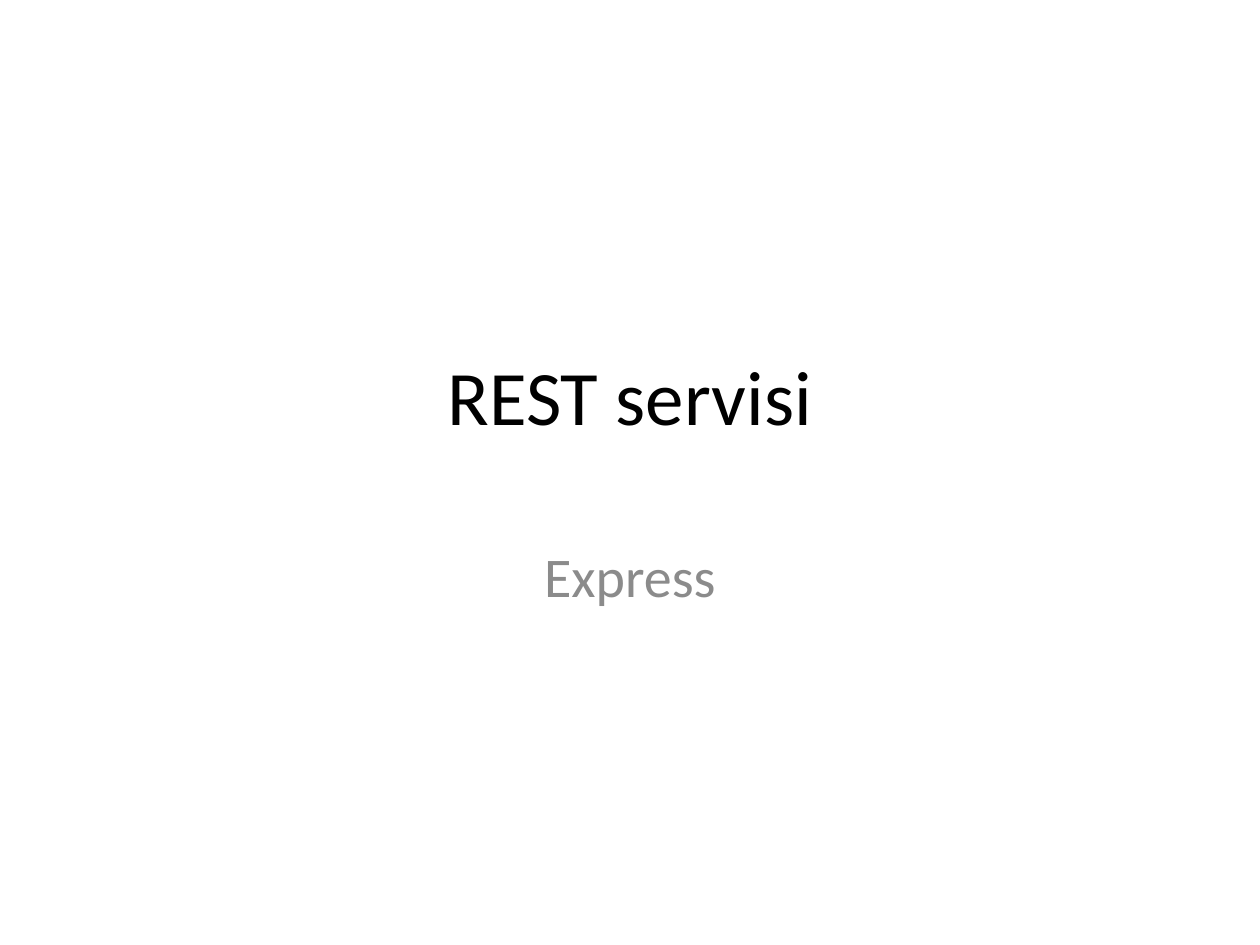
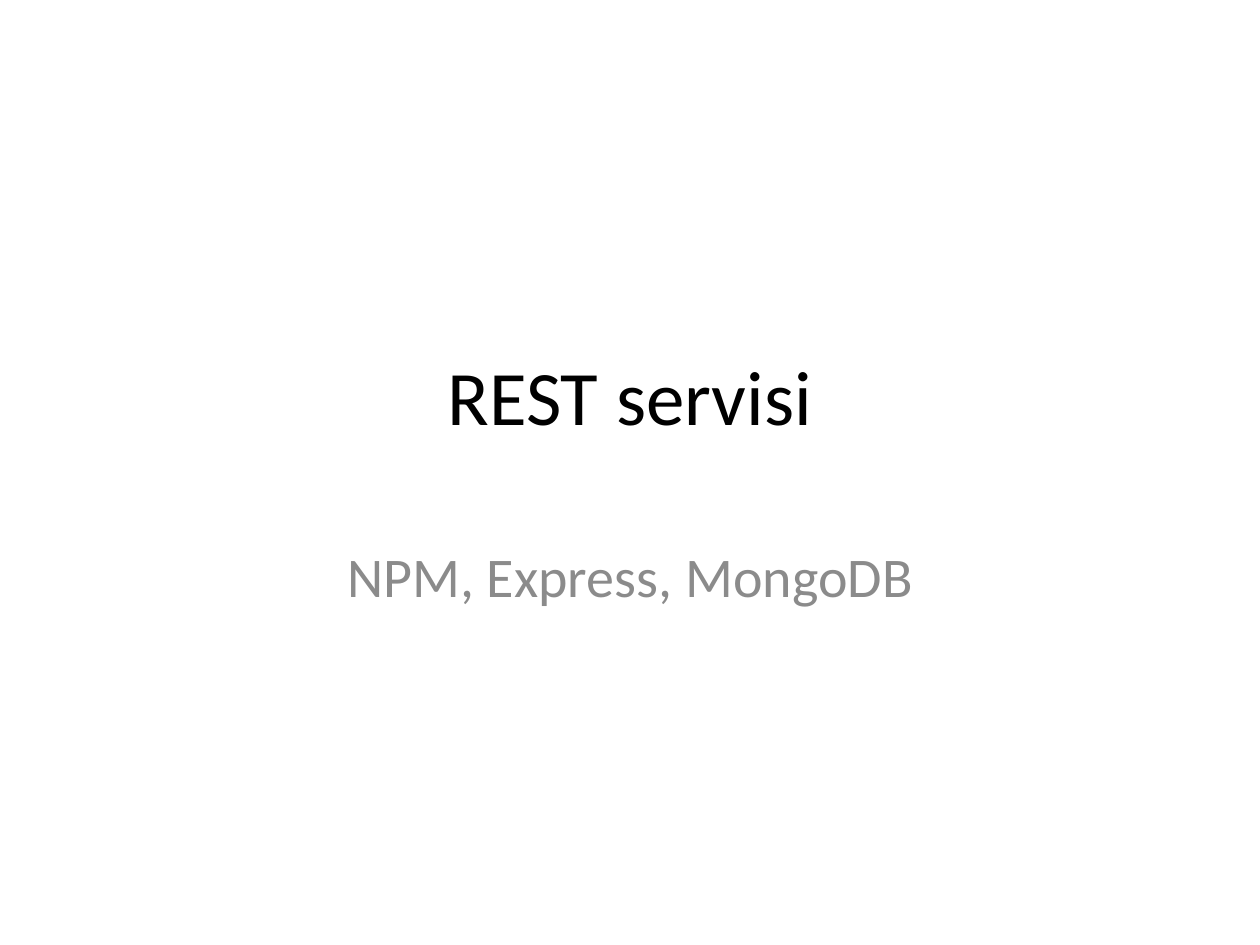
Before and after one commit to XWS2016/BackEnd, a slide deck: slide 1 of 02_REST_servisi/BackEnd_02_REST_servisi.pptx. Drawn at 1260x945 pixels with LibreOffice and Linux fonts; fonts in the diff are those of the drawing. Boxes give left, top, right and bottom in pixels: in the first picture for what was removed or moved away, otherwise in the second. Text is boxed around its words. In the diff, an @@ line names an element or a change of style, - is before the commit and + after.

Commit message:
REST servisi

```diff
--- a/02_REST_servisi/BackEnd_02_REST_servisi.pptx
+++ b/02_REST_servisi/BackEnd_02_REST_servisi.pptx
@@ subtitle at [347,561,912,607]: text changed @@
-Express
+NPM, Express, MongoDB
```
Also in this commit, not shown: 26 slides added, 1 slide removed, 12 other files.
